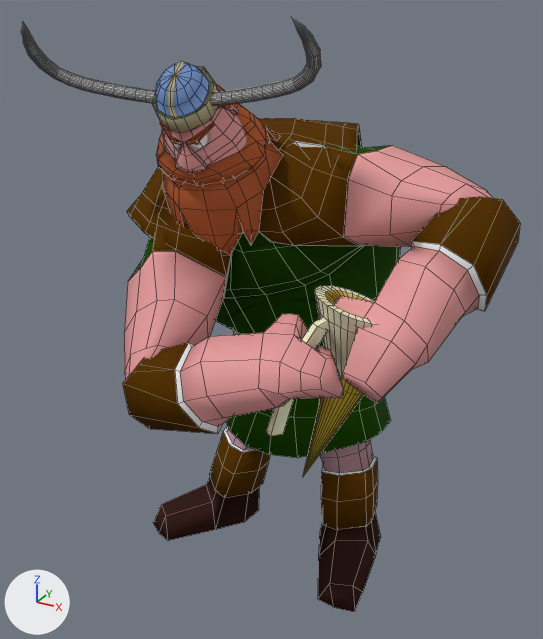
Two versions of the OBJ model assets/Animacion/Vikingo/Celebracion/vikingoCelebracion_000466.obj, one commit apart.
Both versions are drawn from a 50 mm lens placed at (3.69, -6.33, 6.26), pointed at (0.17, 0.07, 3.05). Every picture has the same lights, and +X, +Y and +Z are marked at lower left. Mesh edges are drawn as thin lines. Where no turn or scale is listed for an object, it has been applied to the vertices.

Names of what the first picture shows: 'Vilkingo_ikingoH', 'jarra_jarraH'.
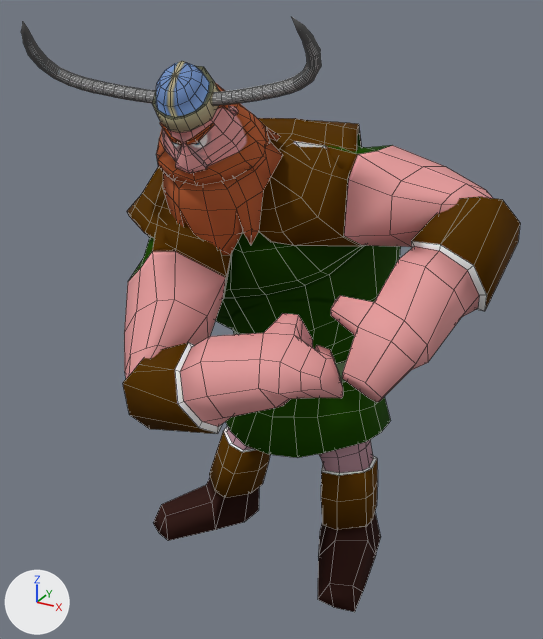
Changed parts and their boxes [x1, y1, x2, y2] in the pictures (543 x 639 px):
'jarra_jarraH', deleted
    before: [266, 286, 375, 476]

The change, as a list of edits to the scene's bpy script:
```text
Remove ob_jarra_jarrah:
    ob_jarra_jarrah = bpy.data.objects.new('jarra_jarraH', me_jarra_jarrah)
    ob_jarra_jarrah.location = (0.0, 0.0, 0.0)
```
